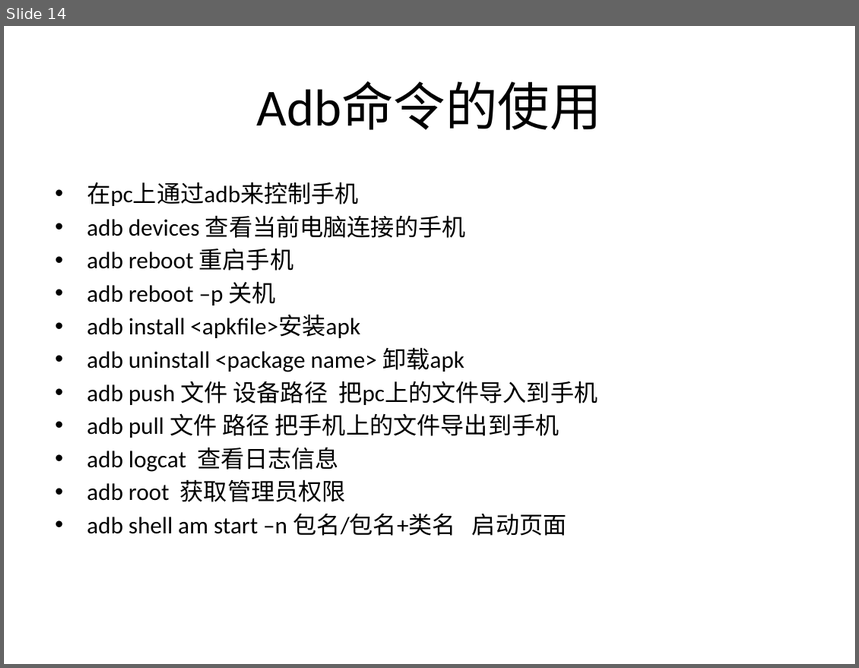
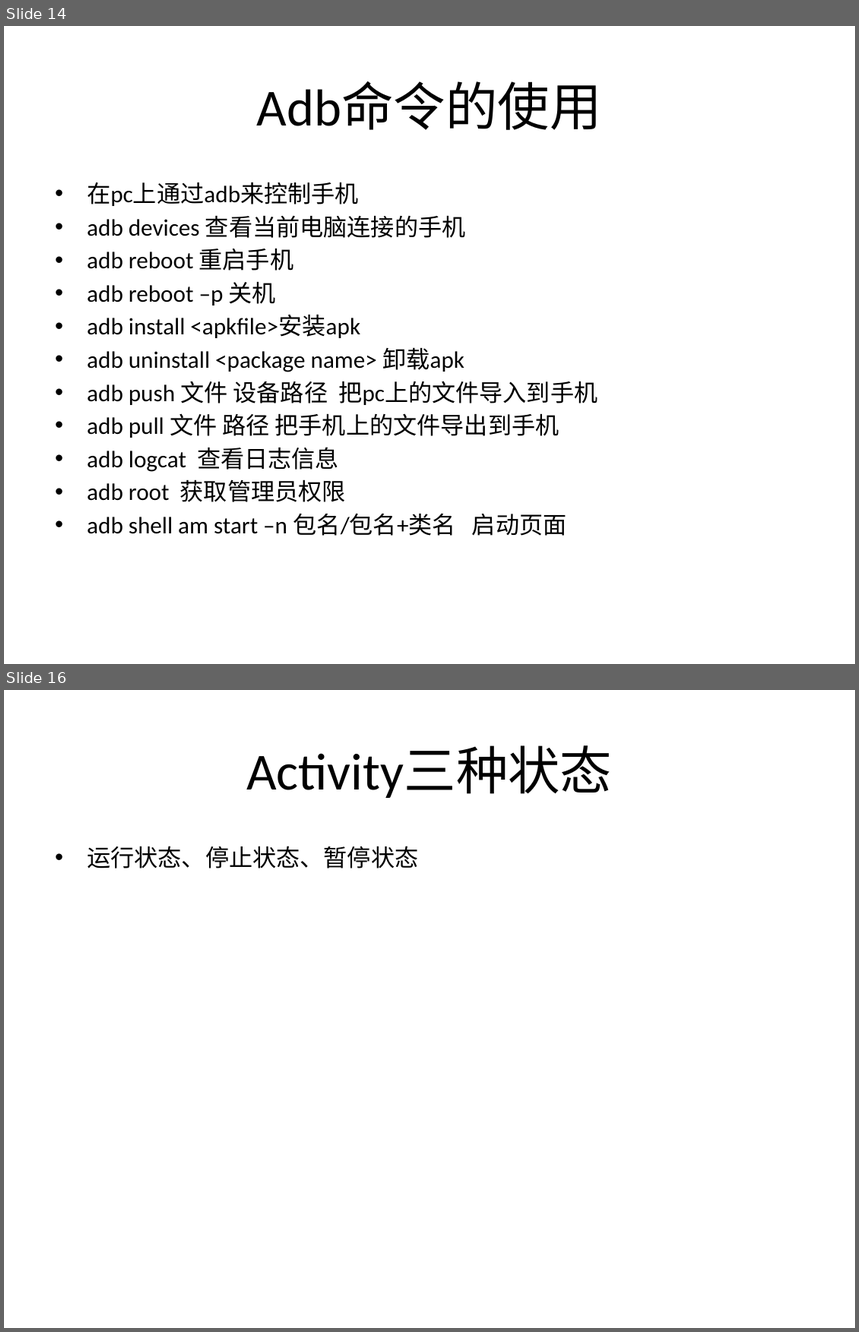
Before and after one commit to alanforgithub/share_content, a slide deck: 文件资料/Android培训-1.pptx. Shown one above the other, each under a label of ours: slide 14 before the commit, slides 14 and 16 after it; the slides between them are not shown. The pictures are 859x668 and 859x1332 pixels, drawn with LibreOffice and Linux fonts; fonts in the diff are those of the drawing. Boxes give left, top, right and bottom in pixels: in the first picture for what was removed or moved away, otherwise in the second. Text is boxed around its words. In the diff, an @@ line names an element or a change of style, - is before the commit and + after.

```diff
--- a/文件资料/Android培训-1.pptx
+++ b/文件资料/Android培训-1.pptx
@@ slide 16 added at (4,690,855,1328), background #FFFFFF @@
@@ title added at (246,746,612,798), 44 pt, text #000000 @@
+Activity三种状态
@@ text added at (87,846,418,869), 20 pt, text #000000 @@
+• 运行状态、停止状态、暂停状态
```
Also in this commit, not shown: 1 slide changed, 2 other slides added, 33 other files.
